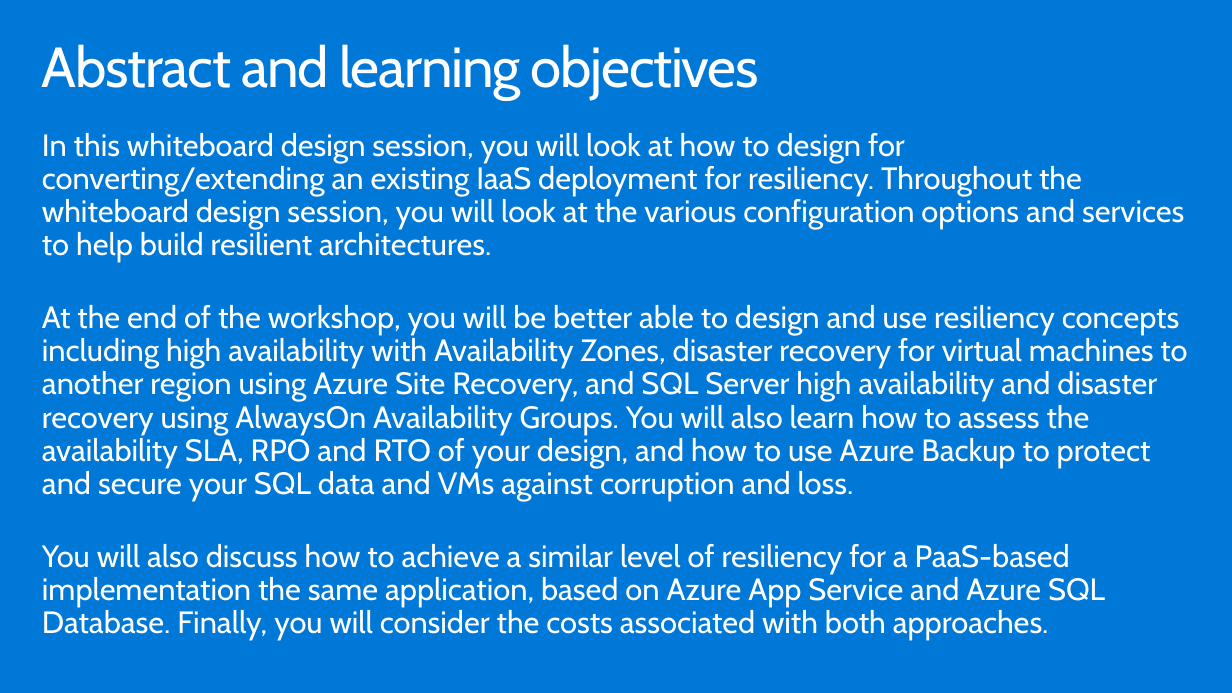
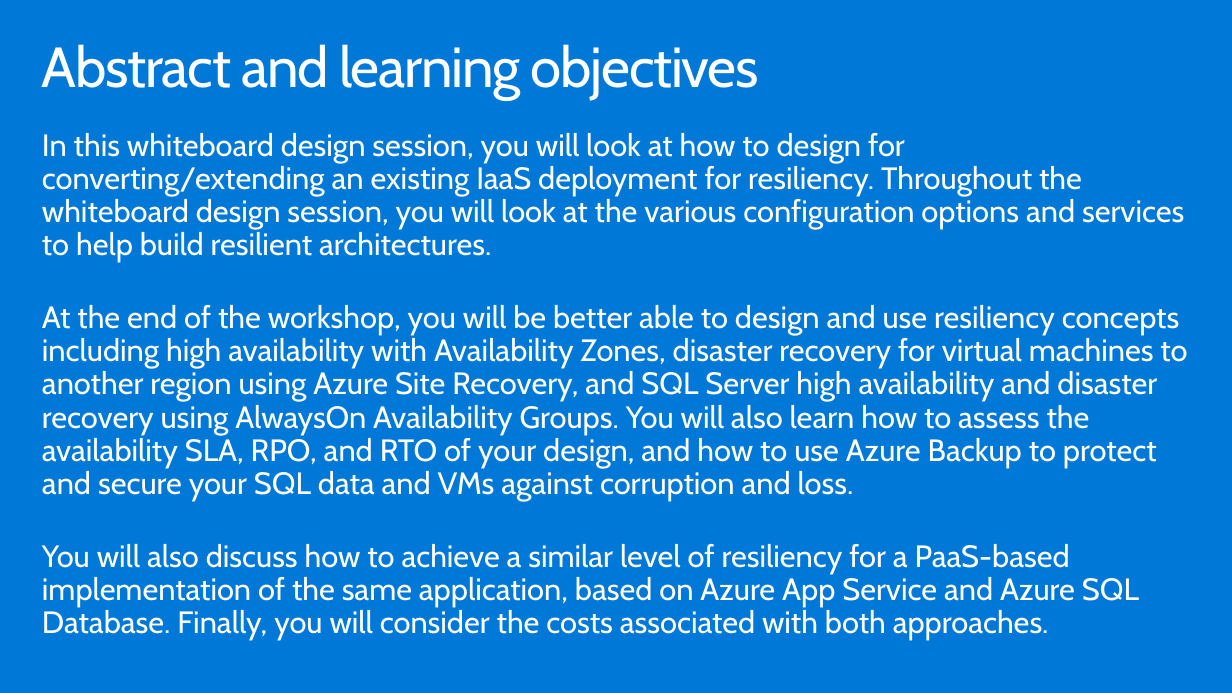
Before and after one commit to solliancenet/-Building-the-business-migration-case-with-Windows-Server-and-SQL-Server, a slide deck: slide 2 of Whiteboard design session/WDS trainer presentation - Building the business migration case with Windows Server and SQL Server.pptx. Drawn at 1232x693 pixels with LibreOffice and Linux fonts; fonts in the diff are those of the drawing. Boxes give left, top, right and bottom in pixels: in the first picture for what was removed or moved away, otherwise in the second. Text is boxed around its words. In the diff, an @@ line names an element or a change of style, - is before the commit and + after.

```diff
--- a/Whiteboard design session/WDS trainer presentation - Building the business migration case with Windows Server and SQL Server.pptx
+++ b/Whiteboard design session/WDS trainer presentation - Building the business migration case with Windows Server and SQL Server.pptx
@@ text at [42, 305, 1187, 640]: text changed @@
-At the end of the workshop, you will be better able to design and use resiliency concepts including high availability with Availability Zones, disaster recovery for virtual machines to another region using Azure Site Recovery, and SQL Server high availability and disaster recovery using AlwaysOn Availability Groups. You will also learn how to assess the availability SLA, RPO and RTO of your design, and how to use Azure Backup to protect and secure your SQL data and VMs against corruption and loss.
-You will also discuss how to achieve a similar level of resiliency for a PaaS-based implementation the same application, based on Azure App Service and Azure SQL Database. Finally, you will consider the costs associated with both approaches.
+At the end of the workshop, you will be better able to design and use resiliency concepts including high availability with Availability Zones, disaster recovery for virtual machines to another region using Azure Site Recovery, and SQL Server high availability and disaster recovery using AlwaysOn Availability Groups. You will also learn how to assess the availability SLA, RPO, and RTO of your design, and how to use Azure Backup to protect and secure your SQL data and VMs against corruption and loss.
+You will also discuss how to achieve a similar level of resiliency for a PaaS-based implementation of the same application, based on Azure App Service and Azure SQL Database. Finally, you will consider the costs associated with both approaches.
```
Also in this commit, not shown: 17 other slides changed, 3 slides added, 1 other file.
